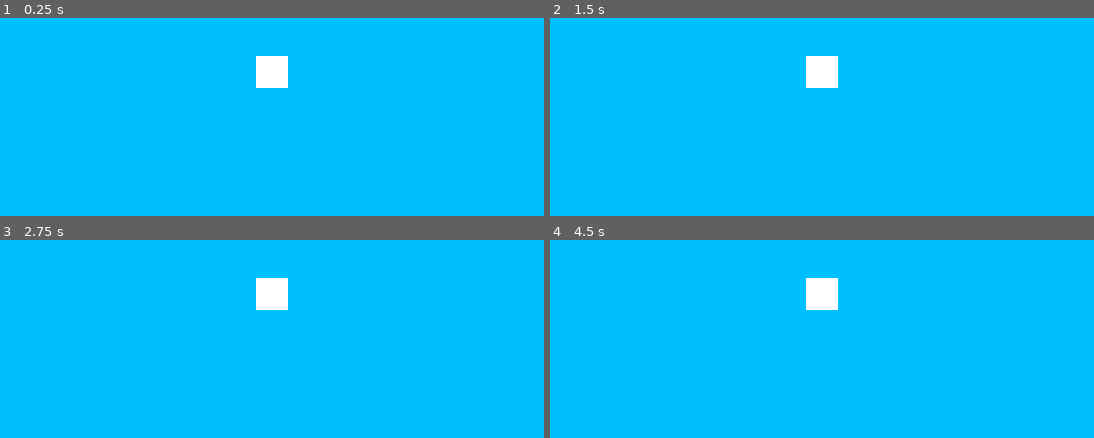
Above: before the commit, frames 1-4 (two rows, left to right).
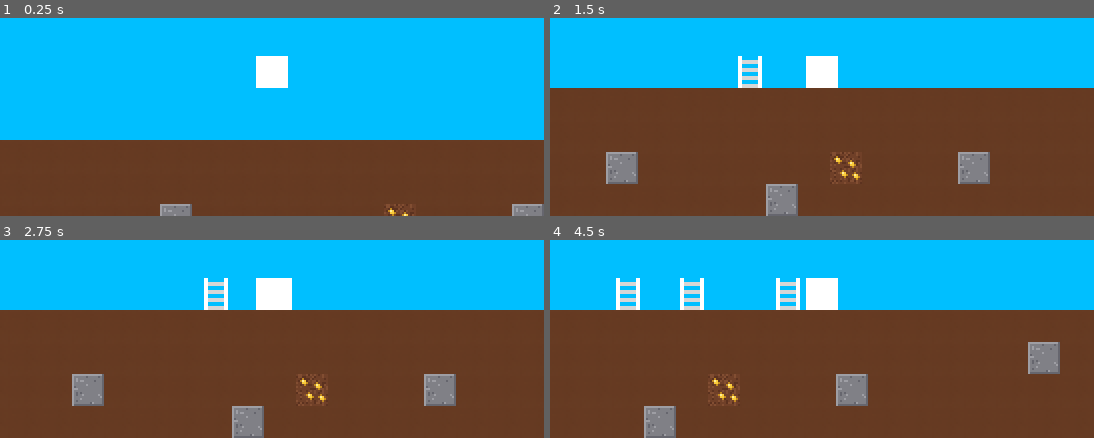
Above: after the commit, the same moments.

Repository: NxtCreator/Entrenched
Game: Godot game, scene res://scenes/main.tscn
The game is run twice, just before and just after one commit, with the same random seed, the same clock (stepped at 60 frames per second) and the same inputs.
Inputs (mouse positions are in pixels of both pictures, inside the frame that each line leads up to):
- Up to frame 1 (0.25 s): no input
- Up to frame 2 (1.5 s): tap Enter at 0.5 s; move the mouse to (941, 57) at 0.52 s; hold Right (ui_right) from 0.53 s (still down); tap Alt at 0.6 s; click (941, 57) at 0.67 s; tap Up (ui_up) at 0.77 s; move the mouse to (713, 87) at 1.27 s; tap Shift at 1.35 s
- Up to frame 3 (2.75 s): tap Up (ui_up) at 1.52 s; move the mouse to (outside the picture) at 2.02 s; release Right (ui_right) at 2.03 s; hold Left (ui_left) from 2.03 s (still down); tap R at 2.1 s
- Up to frame 4 (4.5 s): move the mouse to (794, 350) at 2.77 s; release Left (ui_left) at 2.78 s; hold Right (ui_right) 2.78-4.28 s; tap Alt at 2.85 s; click (794, 350) at 2.92 s; tap Up (ui_up) at 3.02, 3.77 s; move the mouse to (985, 337) at 3.52 s; tap Shift at 3.6 s; move the mouse to (658, 249) at 4.27 s; hold Left (ui_left) from 4.28 s (still down); tap R at 4.35 s

The runs differ from the first frame. In frame 1, 38% of the frame differs, in the area x 0-100%, y 61-100%; in frame 2, 65%; in frame 3, 65%; in frame 4, 66%, in the area x 0-100%, y 19-100%.

Commit message:
fix row generation logic

Diff:
--- a/scripts/main.gd
+++ b/scripts/main.gd
@@ -27,8 +27,9 @@
 		if y > 2:
 			if roll < stone:
 				source = 2
-			elif  roll < stone + ORE_CHANCE:
+			elif roll < stone + ORE_CHANCE:
 				source = 3
+		$Ground.set_cell(Vector2i(x, y), source, Vector2i(0, 0))
 
 func _stone_chance(y: int) -> float:
 	return clampf(0.10 + y * 0.0008, 0.04, 0.22)
